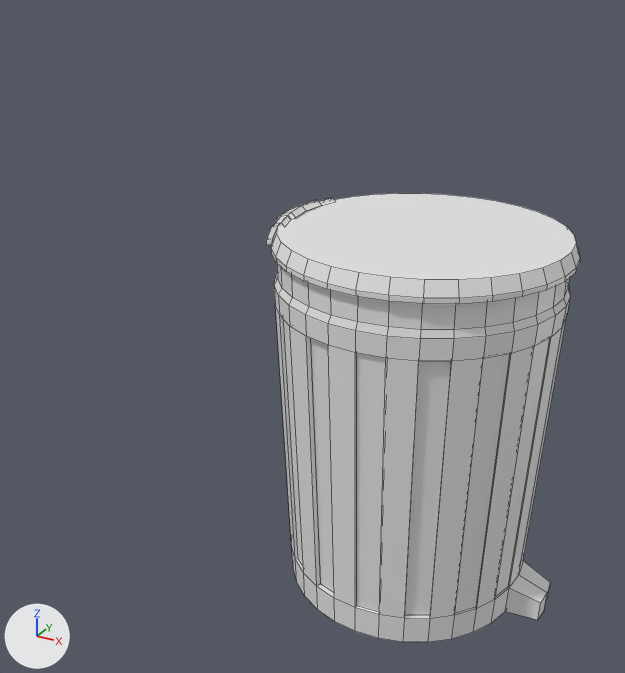
An edit to the FBX model Assets/3D Assets/küche/Mülltonne.fbx, drawn before and after from the same camera.
Camera for both pictures: a 50 mm lens placed at (0.355, -0.902, 0.756), pointed at (-0.151, 0.018, 0.296). The lights are fixed; the arrows at lower left show +X, +Y and +Z. Mesh edges are drawn as thin lines. Where no turn or scale is listed for an object, it has been applied to the vertices.

The scene before the commit, as lines of its bpy script (objects in view):
```python
me_cylinder_001 = bpy.data.meshes.new('Cylinder.001')
me_cylinder_001.from_pydata(...)  # 326 vertices, 296 faces; spans x -0.171..0.193, y -0.171..0.171, z 0.0..0.448
me_cylinder_003 = bpy.data.meshes.new('Cylinder.003')
me_cylinder_003.from_pydata(...)  # 214 vertices, 178 faces; spans x -0.35..0.014, y -0.175..0.175, z -0.007..0.03
ob_müll_deckel = bpy.data.objects.new('Müll_Deckel', me_cylinder_003)
ob_müll_deckel.location = (-0.171, 0.001, 0.446)
ob_müll_deckel.rotation_euler = (0.0, 0.0, -3.142)  # degrees (0, 0, -180)
ob_mülltonne = bpy.data.objects.new('Mülltonne', me_cylinder_001)
ob_mülltonne.location = (0.002, 0.001, 0.0)
```
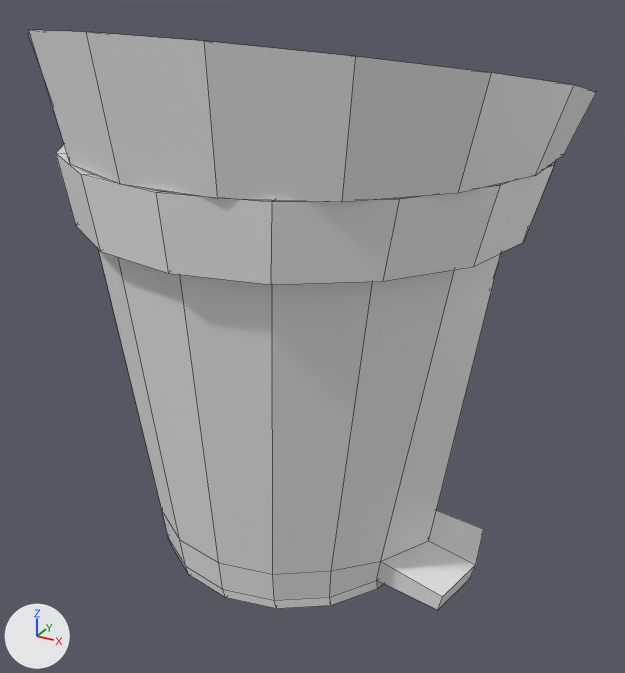
The change, as a list of edits to the scene's bpy script:
```text
Change me_cylinder_003:
    used by ob_müll_deckel; location = (-0.171, 0.001, 0.446); rotation_euler = (0.0, 0.0, -3.142), in degrees (0, 0, -180)
    remove me_cylinder_003.from_pydata(...)  # 214 vertices, 178 faces; spans x -0.35..0.014, y -0.175..0.175, z -0.007..0.03
    add me_cylinder_003.from_pydata(...)  # 34 vertices, 48 faces; spans x -0.021..0.624, y -0.318..0.318, z 0.0..0.145
    me_cylinder_003 part 1: the whole mesh is rebuilt
Add me_cylinder_007:
    me_cylinder_007.from_pydata(...)  # 158 vertices, 172 faces; spans x -0.325..0.304, y -0.259..0.348, z 0.0..0.583
Change ob_müll_deckel:
    ob_müll_deckel.rotation_euler: (0.0, 0.0, -3.142) -> (0.0, 0.0, 0.0)  # degrees (0, 0, -180) -> degrees (0, 0, 0)
    ob_müll_deckel.location: (-0.171, 0.001, 0.446) -> (-0.467, 0.043, 0.549)
Remove ob_mülltonne:
    ob_mülltonne = bpy.data.objects.new('Mülltonne', me_cylinder_001)
    ob_mülltonne.location = (0.002, 0.001, 0.0)
Add ob_mülleimer:
    ob_mülleimer = bpy.data.objects.new('Mülleimer', me_cylinder_007)
    ob_mülleimer.location = (-0.171, 0.001, 0.0)
```

Changed parts and their boxes (x1, y1, x2, y2) in the pictures (625 x 673 px):
'Mülleimer', added: after (56, 145, 555, 610)
'Müll_Deckel', reshaped, moved, turned: before (266, 193, 580, 304); after (28, 30, 596, 202)
'Mülltonne', deleted: before (274, 264, 570, 642)
